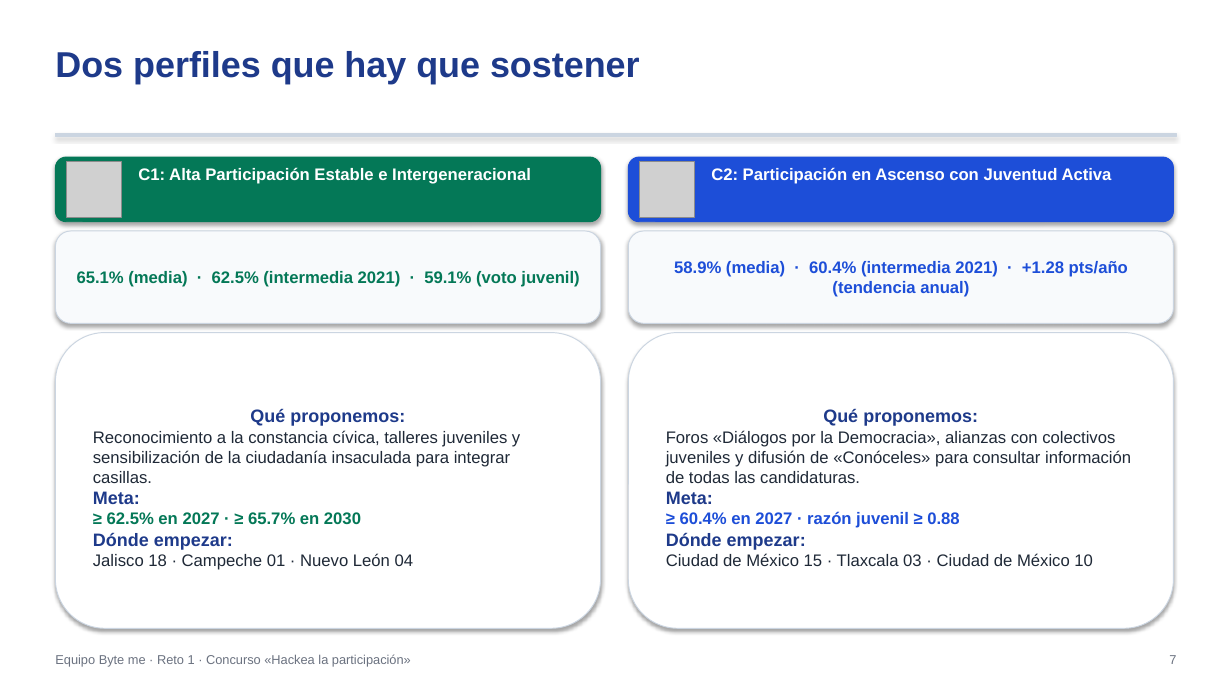
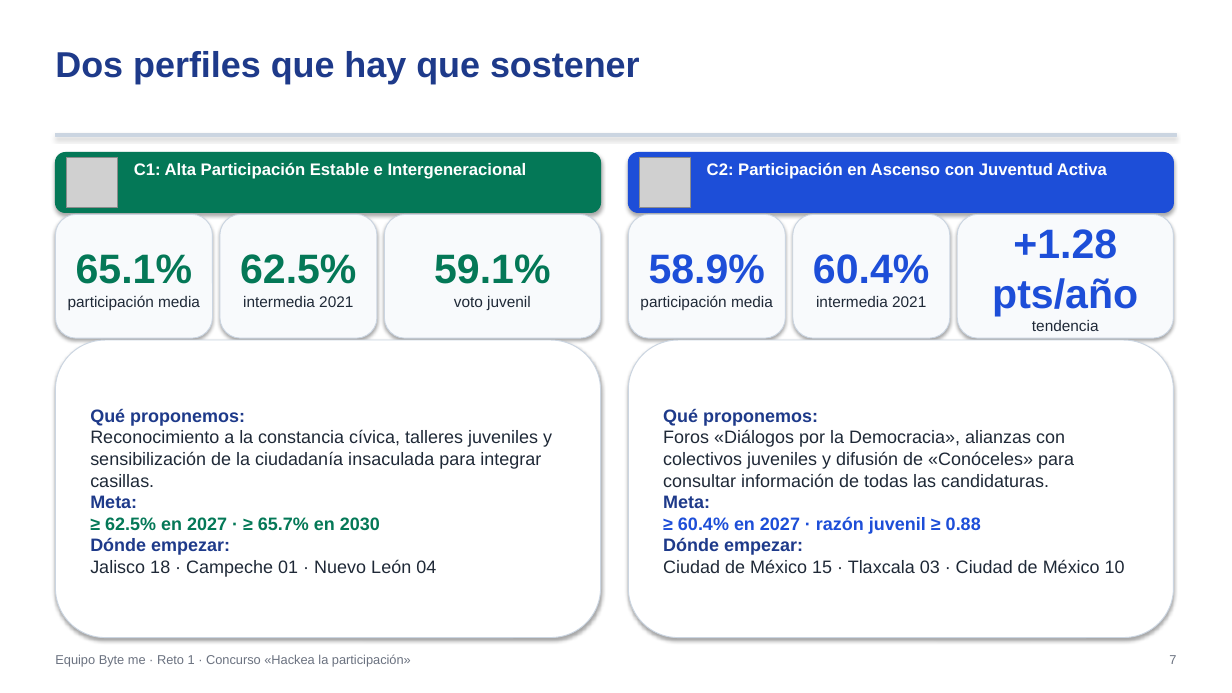
Before and after one commit to Johanan1113/Hackaton_INE_byte_me, a slide deck: slide 7 of entrega_ByteMe_Reto1/Presentacion_Ejecutiva_ByteMe.pptx. Drawn at 1232x693 pixels with LibreOffice and Linux fonts; fonts in the diff are those of the drawing; grey boxes stand for pictures. Boxes give left, top, right and bottom in pixels: in the first picture for what was removed or moved away, otherwise in the second. Text is boxed around its words. In the diff, an @@ line names an element or a change of style, - is before the commit and + after.

```diff
--- a/entrega_ByteMe_Reto1/Presentacion_Ejecutiva_ByteMe.pptx
+++ b/entrega_ByteMe_Reto1/Presentacion_Ejecutiva_ByteMe.pptx
@@ rounded rectangle: place and size @@
-rounded rectangle at [55, 157, 601, 222]
+rounded rectangle at [55, 152, 601, 213]
@@ picture: place and size @@
-picture at [67, 162, 122, 217]
+picture at [67, 157, 117, 208]
@@ text "C1: Alta Participación Estable e ...": place and size @@
-text "C1: Alta Participación Estable e ..." at [138, 167, 531, 184]
+text "C1: Alta Participación Estable e ..." at [134, 162, 527, 179]
@@ rounded rectangle: place and size @@
-rounded rectangle at [628, 157, 1174, 222]
+rounded rectangle at [628, 152, 1174, 213]
@@ picture: place and size @@
-picture at [640, 162, 695, 217]
+picture at [640, 157, 690, 208]
@@ text "C2: Participación en Ascenso con ...": place and size @@
-text "C2: Participación en Ascenso con ..." at [711, 167, 1112, 184]
+text "C2: Participación en Ascenso con ..." at [707, 162, 1107, 179]
@@ rounded rectangle "65.1%": place and size @@
-rounded rectangle "65.1%" at [55, 231, 601, 323]
+rounded rectangle "65.1%" at [55, 214, 213, 338]
@@ rounded rectangle added at [220, 214, 377, 338], fill #F8FAFC, outline #CBD5E1 0.75 pt, 12 pt, text #1F2937 @@
+62.5%
+intermedia 2021
@@ rounded rectangle added at [384, 214, 601, 338], fill #F8FAFC, outline #CBD5E1 0.75 pt, 12 pt, text #1F2937 @@
+59.1%
+voto juvenil
@@ rounded rectangle added at [628, 214, 786, 338], fill #F8FAFC, outline #CBD5E1 0.75 pt, 12 pt, text #1F2937 @@
+58.9%
+participación media
@@ rounded rectangle added at [793, 214, 950, 338], fill #F8FAFC, outline #CBD5E1 0.75 pt, 12 pt, text #1F2937 @@
+60.4%
+intermedia 2021
@@ rounded rectangle "+1.28 pts/año": place and size @@
-rounded rectangle "+1.28 pts/año" at [628, 231, 1174, 323]
+rounded rectangle "+1.28 pts/año" at [958, 214, 1174, 338]
@@ text in rounded rectangle at [992, 229, 1138, 331]: text changed; size 13 to 32 pt @@
-58.9% (media) · 60.4% (intermedia 2021) · +1.28 pts/año (tendencia anual)
++1.28 pts/año
+tendencia
@@ text in rounded rectangle at [68, 254, 200, 310]: text changed; size 13 to 12 pt; text colour #047857 to #1F2937; bold off @@
-65.1% (media) · 62.5% (intermedia 2021) · 59.1% (voto juvenil)
+65.1%
+participación media
@@ rounded rectangle "Qué proponemos:": place and size @@
-rounded rectangle "Qué proponemos:" at [55, 333, 601, 628]
+rounded rectangle "Qué proponemos:" at [55, 340, 601, 638]
@@ rounded rectangle "Qué proponemos:": place and size @@
-rounded rectangle "Qué proponemos:" at [628, 333, 1174, 628]
+rounded rectangle "Qué proponemos:" at [628, 340, 1174, 638]
@@ text in rounded rectangle at [90, 408, 552, 577]: size 13 to 14 pt in "Reconocimiento a la constancia cívica, talleres juveniles ...", "≥ 62.5% en 2027 · ≥ 65.7% ...", "Jalisco 18 · Campeche 01 · Nuevo ..."; alignment centre to left @@
@@ text in rounded rectangle at [663, 408, 1125, 573]: size 13 to 14 pt in "Foros «Diálogos por la Democracia», alianzas con ...", "≥ 60.4% en 2027 · razón juvenil ...", "Ciudad de México 15 · Tlaxcala 03 ..."; alignment centre to left @@
```
Also in this commit, not shown: 6 other slides changed, 13 other files.
